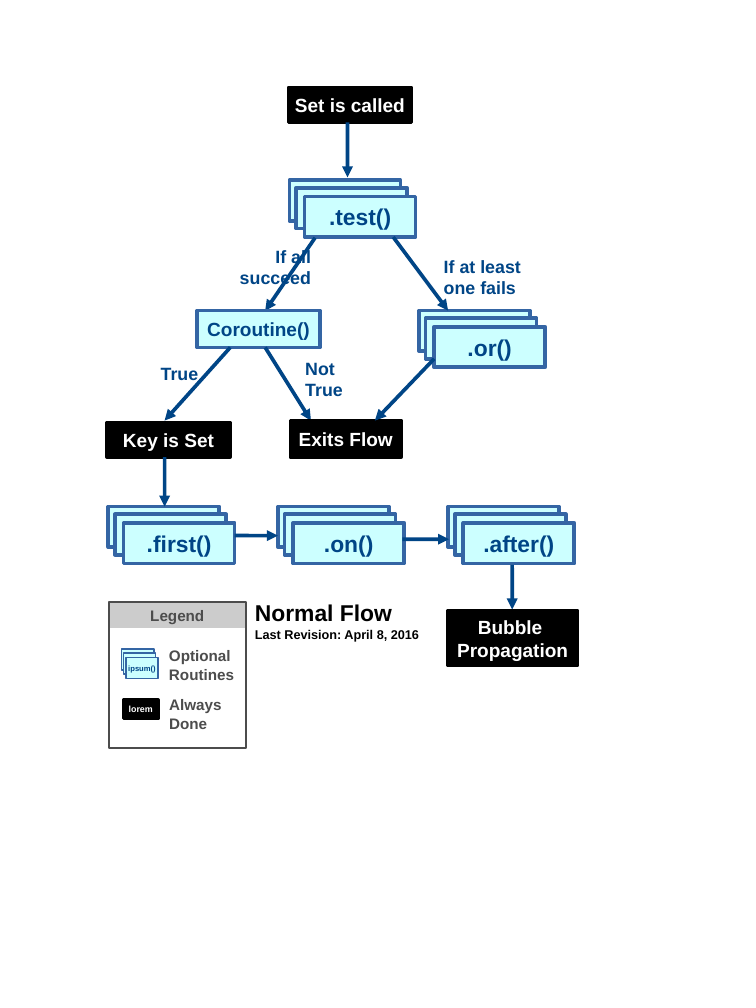
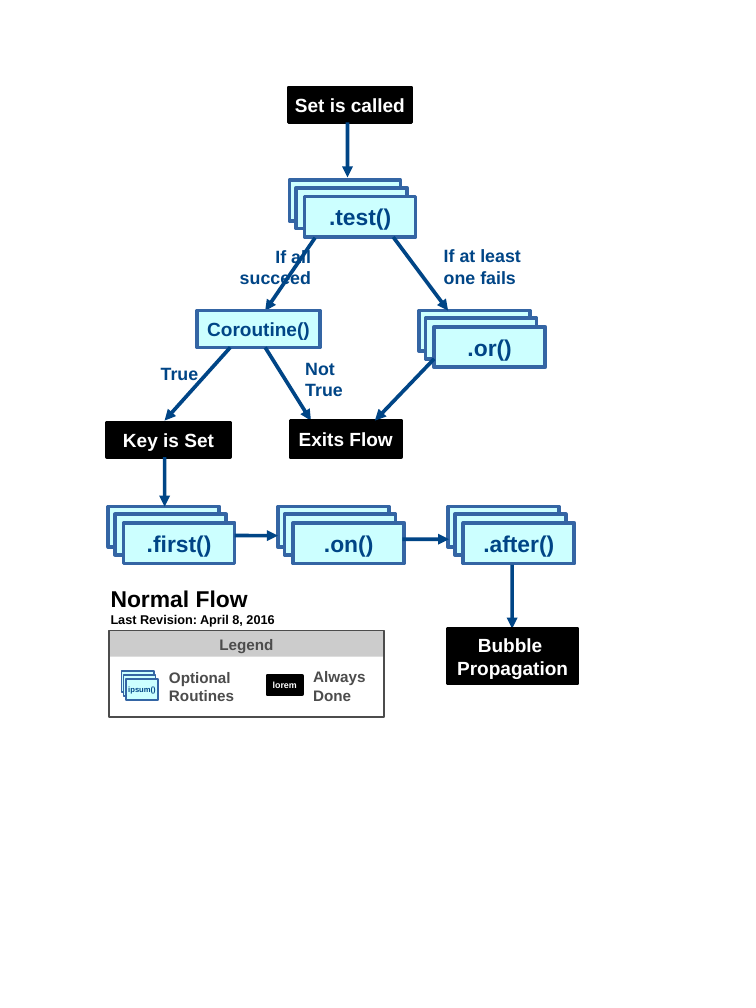
Before and after one commit to kristopolous/EvDa, a slide deck: slide 1 of misc/flow.odp. Drawn at 756x1008 pixels with LibreOffice and Linux fonts; fonts in the diff are those of the drawing. Boxes give left, top, right and bottom in pixels: in the first picture for what was removed or moved away, otherwise in the second. Text is boxed around its words. In the diff, an @@ line names an element or a change of style, - is before the commit and + after.

Commit message:
alignment

```diff
--- a/misc/flow.odp
+++ b/misc/flow.odp
@@ text "If at least" rewrapped from [444,260,521,299] to [444,249,521,284] @@
@@ arrow moved from (512, 565) - (512, 610) to (512, 565) - (512, 629) @@
@@ text "Normal Flow": place and size @@
-text "Normal Flow" at [255,604,419,642]
+text "Normal Flow" at [111,590,274,627]
@@ rectangle "Legend": place and size @@
-rectangle "Legend" at [109,602,246,628]
+rectangle "Legend" at [109,631,384,657]
@@ rectangle: place and size @@
-rectangle at [109,602,246,748]
+rectangle at [109,631,384,718]
@@ 3 rectangles, 1 text: place and size @@
-3 rectangles, 1 text at [123,611,577,680]
+3 rectangles, 1 text at [122,629,577,701]
@@ rectangle: place and size @@
-rectangle at [122,649,154,670]
+rectangle at [123,675,155,696]
@@ rectangle "lorem": place and size @@
-rectangle "lorem" at [123,700,158,719]
+rectangle "lorem" at [268,676,303,694]
@@ text "Always": place and size @@
-text "Always" at [169,699,221,729]
+text "Always" at [313,671,365,701]
```
